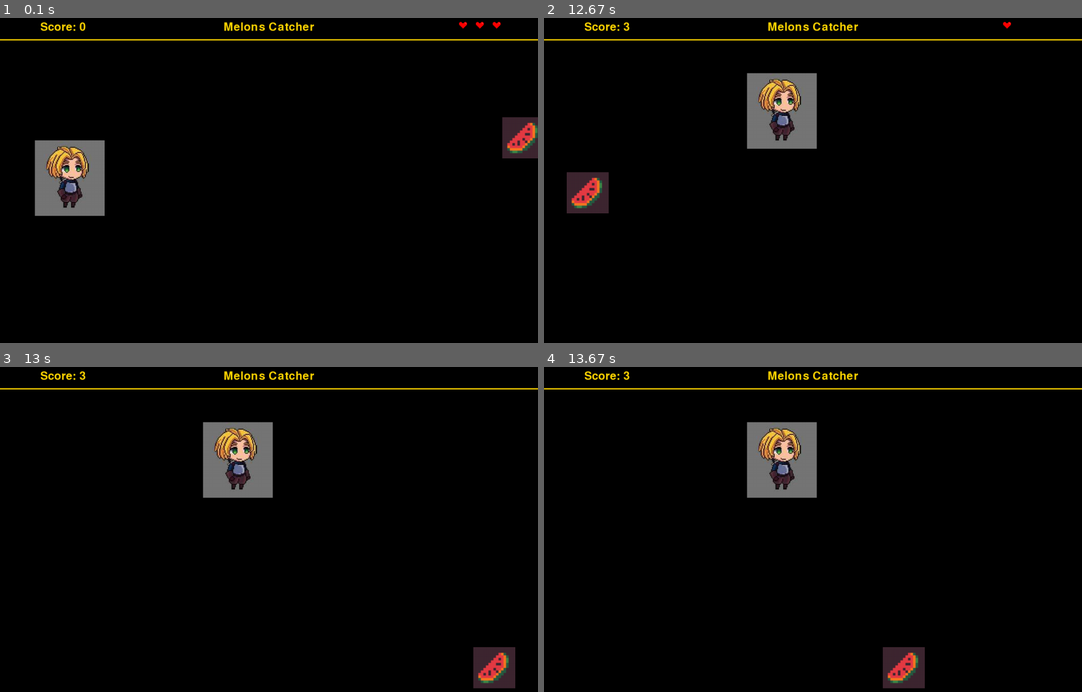
Above: before the commit, frames 1-4 (two rows, left to right).
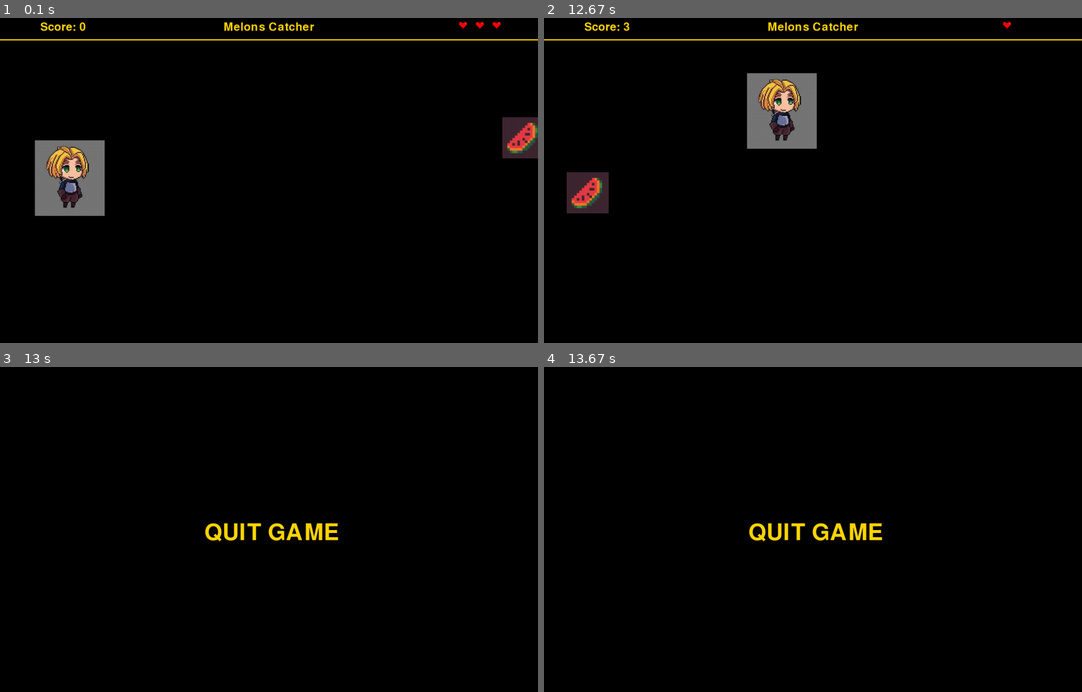
Above: after the commit, the same moments.

Repository: TomasBalbinder/Pygame---Melon--Catcher
Game: pygame game, started from game.py
Two runs of this game, one before a commit and one after it. Both use one fixed random seed, a clock stepped at 60 frames per second and the inputs below.
Inputs:
- Up to frame 1 (0.1 s): no input
- Up to frame 2 (12.67 s): hold W 0.33-0.8 s; hold D 0.83-1.47 s; hold S 1.5-1.87 s; hold A 1.9-2.37 s; hold D 2.4-2.87 s; hold W 2.9-3.2 s; hold A 3.73-4.27 s; hold S 4.3-4.6 s; hold W 5.07-5.43 s; hold D 5.47-6.1 s; hold S 6.13-6.5 s; hold A 6.53-7 s; hold D 7.03-7.5 s; hold W 7.53-7.83 s; hold D 7.87-8.33 s; hold A 8.37-8.9 s; hold S 8.93-9.23 s; hold A 9.27-9.67 s; hold W 9.7-10.07 s; hold D 10.1-10.73 s; hold S 10.77-11.13 s; hold A 11.17-11.63 s; hold D 11.67-12.13 s; hold W 12.17-12.47 s; hold D from 12.5 s (still down)
- Up to frame 3 (13 s): release D at 12.97 s
- Up to frame 4 (13.67 s): no input

Frames 1-2 are identical in both runs. In frame 3, 5.6% of the frame differs, in the area x 0-100%, y 1-99%; in frame 4, 5.6%.

Commit message:
'add_quit'

Diff:
--- a/game.py
+++ b/game.py
@@ -1,5 +1,6 @@
 import pygame
 import random
+import time
 
 pygame.init()
 
@@ -17,12 +18,14 @@
 title_rect = title.get_rect()
 title_rect.center = (widht //2, 40)
 
+#quit game text
+quitgame_font= pygame.font.SysFont('stencil',80)
+
 #character_img
 char_img = pygame.image.load('warrior.PNG').convert_alpha()
 char_size = char_img.get_size()
 char_rect = char_img.get_rect()
 char_rect.center = (char_size[0], height // 2)
-
 
 #moving
 char_moving = 20
@@ -50,11 +53,9 @@
 #sounds
 pygame.mixer.music.load('hero.mp3')
 pygame.mixer.music.play()
-pygame.mixer.music.set_volume(0.05)
+pygame.mixer.music.set_volume(0.04)
 punch_sound = pygame.mixer.Sound("punch.mp3")
 lost_melone_sound = pygame.mixer.Sound('lost_melone.wav')
-
-
 
 #score
 score = 0
@@ -115,6 +116,14 @@
             heart_img1.set_alpha(0)
         else:
             heart_img2.set_alpha(0)
+            screen.fill((0, 0, 0))
+            quitgame_text = quitgame_font.render(f"QUIT GAME",True, 'gold')
+            quitgame_rect = score_text.get_rect()
+            quitgame_rect.center = (540, height//2)
+            screen.blit(quitgame_text, quitgame_rect)
+            pygame.display.update()
+            time.sleep(4)
+            pygame.quit()
 
         fruit_rect.center = (widht, random.randint(70 + (fruit_size[1]//2), height - (fruit_size[1]//2)))
 
